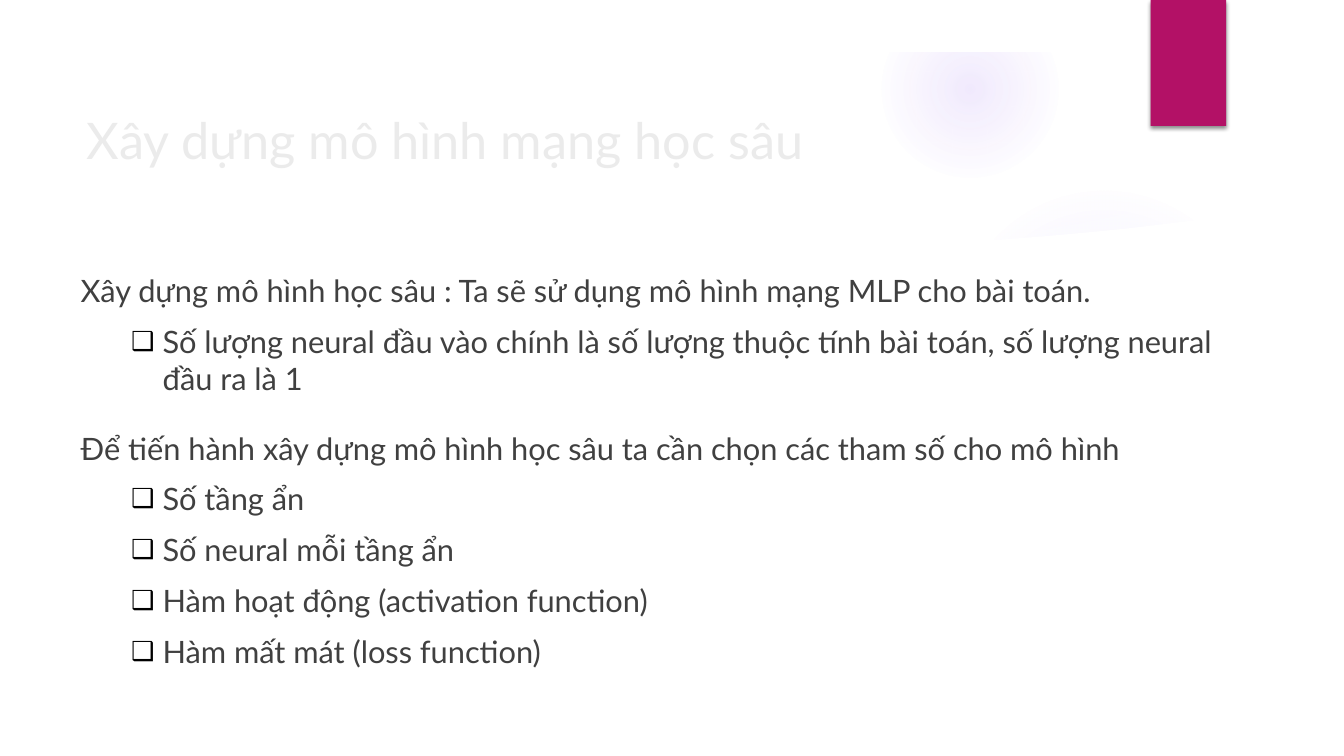
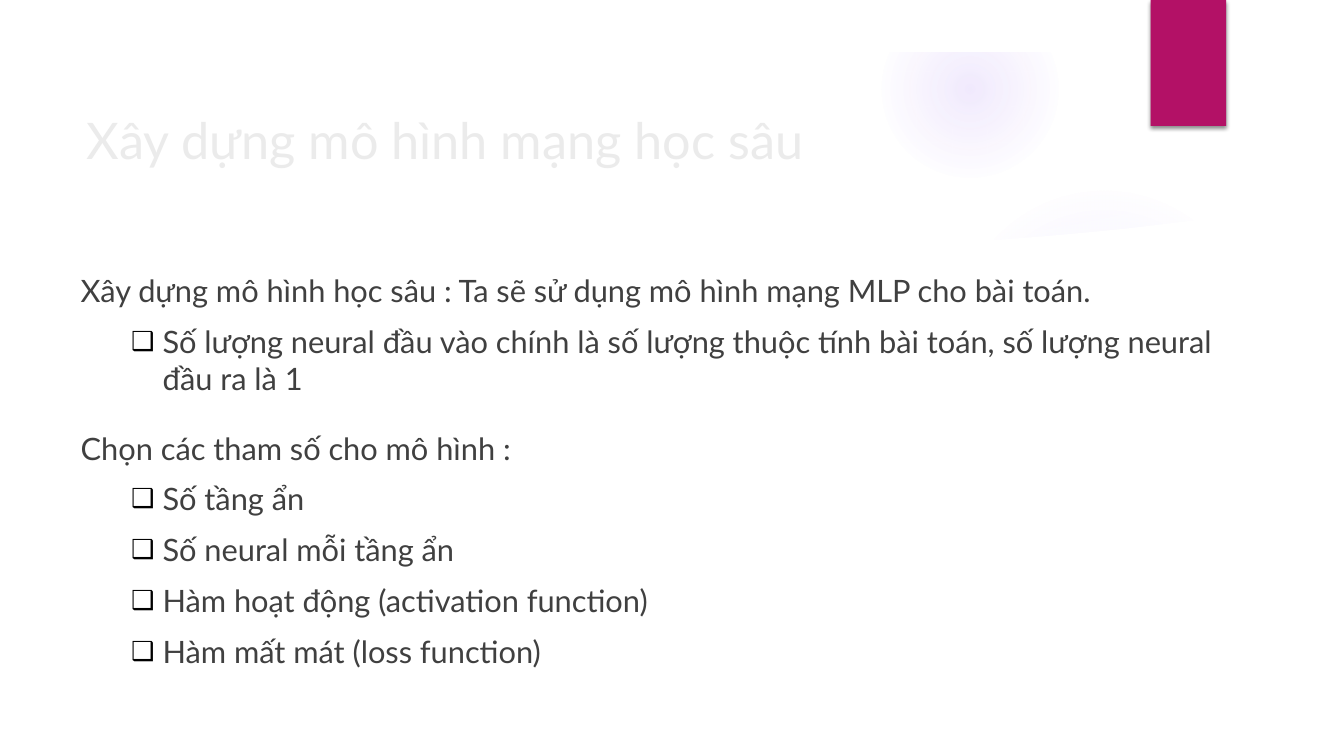
Before and after one commit to DesertFoxee/ai_room_price_prediction, a slide deck: slide 15 of Slide.pptx. Drawn at 1344x756 pixels with LibreOffice and Linux fonts; fonts in the diff are those of the drawing; background and template pictures are left out. Boxes give left, top, right and bottom in pixels: in the first picture for what was removed or moved away, otherwise in the second. Text is boxed around its words. In the diff, an @@ line names an element or a change of style, - is before the commit and + after.

```diff
--- a/Slide.pptx
+++ b/Slide.pptx
@@ text at <box>81,435,495,466</box>: text changed @@
-Để tiến hành xây dựng mô hình học sâu ta cần chọn các tham số cho mô hình
+Chọn các tham số cho mô hình :
```
Also in this commit, not shown: 3 other slides changed.
